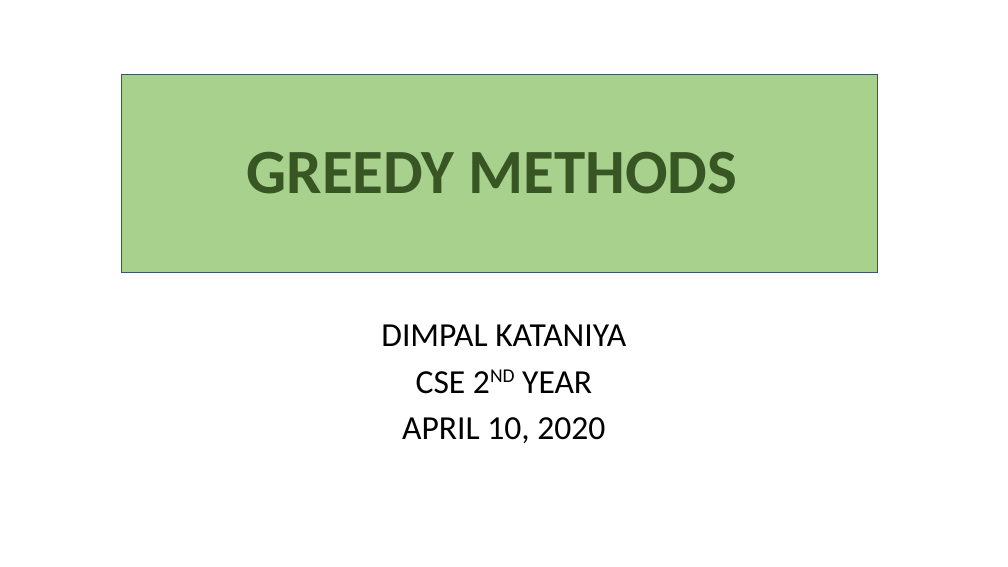
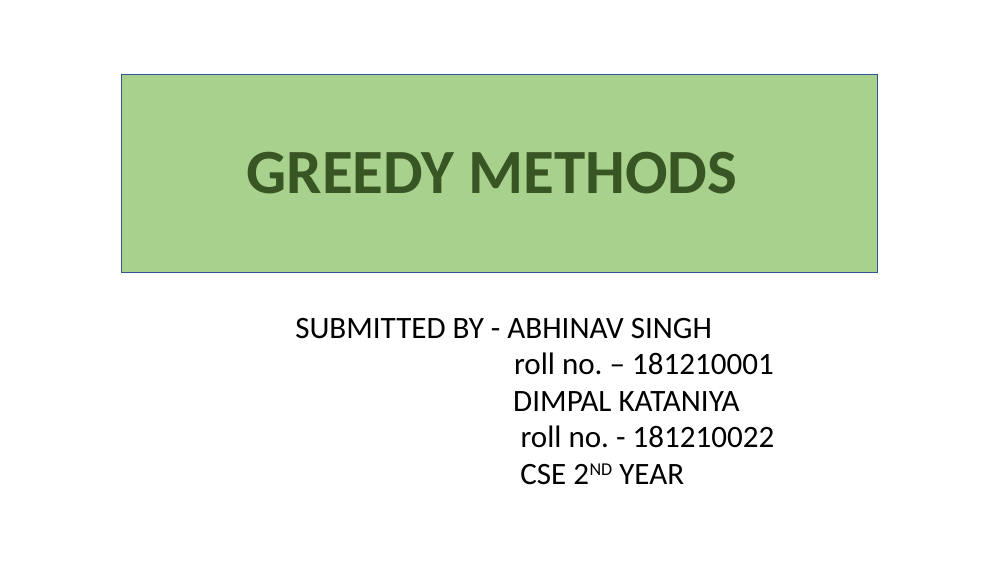
Before and after one commit to nitcse2018/daa-dk808080, a slide deck: slide 1 of greedy methods/greedy methods.pptx. Drawn at 1008x567 pixels with LibreOffice and Linux fonts; fonts in the diff are those of the drawing. Boxes give left, top, right and bottom in pixels: in the first picture for what was removed or moved away, otherwise in the second. Text is boxed around its words. In the diff, an @@ line names an element or a change of style, - is before the commit and + after.

```diff
--- a/greedy methods/greedy methods.pptx
+++ b/greedy methods/greedy methods.pptx
@@ subtitle at [295,318,774,375]: paragraphs added @@
+SUBMITTED BY - ABHINAV SINGH
+roll no. – 181210001
@@ subtitle at [402,417,605,443]: paragraph removed @@
-APRIL 10, 2020
@@ subtitle at [513,391,740,485]: size 32 to 29.6 pt in "DIMPAL KATANIYA", "CSE 2ND YEAR"; line spacing 0.9 to 0.7 @@
@@ subtitle at [521,425,775,448]: paragraph added @@
+roll no. - 181210022
```
Also in this commit, not shown: 1 other slide changed.
